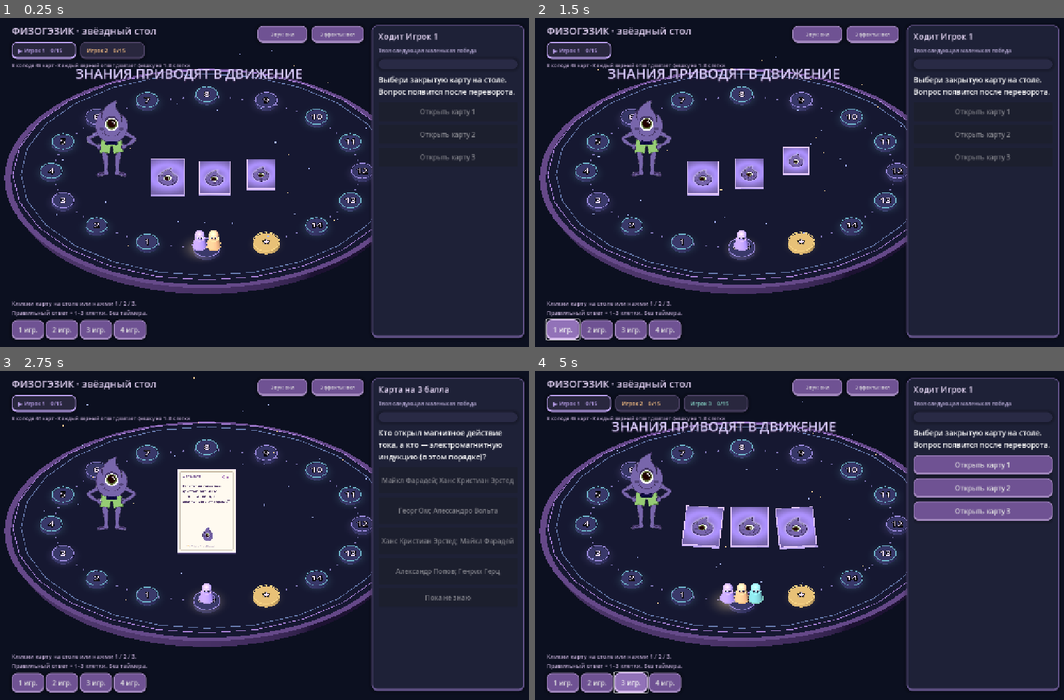
Above: before the commit, frames 1-4 (two rows, left to right).
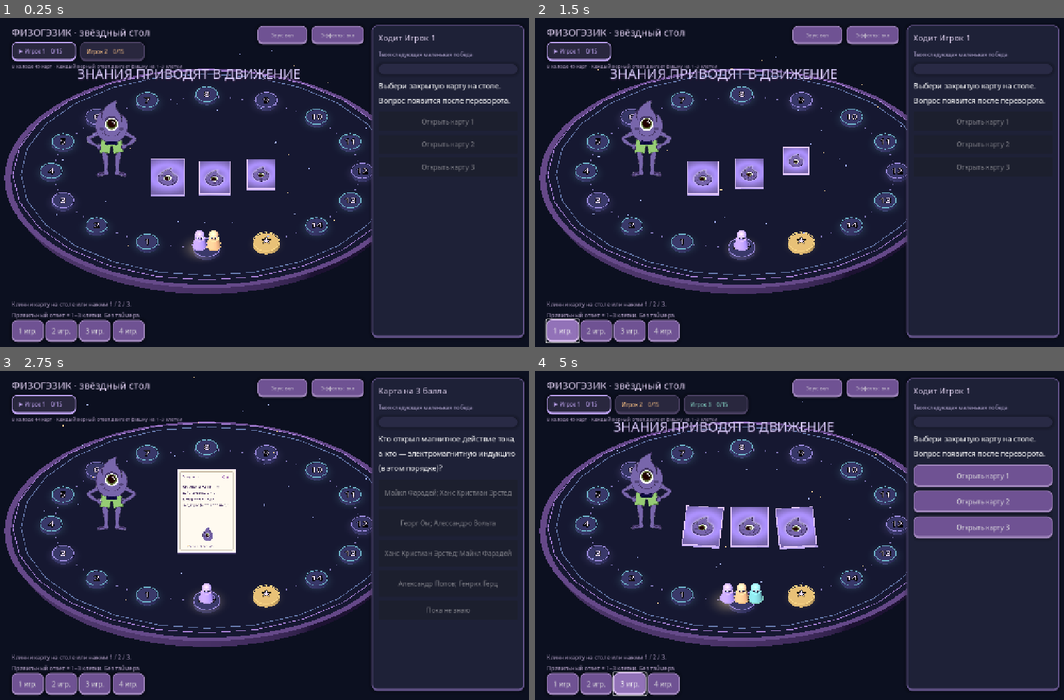
Above: after the commit, the same moments.

Repository: Altersam/physogezic
Game: Godot game, scene res://main.tscn
The game is run twice, just before and just after one commit, with the same random seed, the same clock (stepped at 60 frames per second) and the same inputs.
Inputs:
- Up to frame 1 (0.25 s): no input
- Up to frame 2 (1.5 s): click "Открыть карту 1" at 0.5 s; click "1 игр." at 1.25 s
- Up to frame 3 (2.75 s): click "Открыть карту 2" at 2 s
- Up to frame 4 (5 s): click "2 игр." at 2.75 s; click "Открыть карту 3" at 3.5 s; click "3 игр." at 4.25 s

The runs differ from the first frame. In frame 1, 5.6% of the frame differs, in the area x 2-98%, y 2-99%; in frame 2, 5.6%; in frame 3, 6.3%; in frame 4, 9.8%.

Commit message:
3

Diff:
--- /dev/null
+++ b/Godot3D/game_font.tres
@@ -0,0 +1,9 @@
+[gd_resource type="FontVariation" load_steps=4 format=3]
+
+[ext_resource type="FontFile" path="res://assets/fonts/NotoSans.ttf" id="1"]
+[ext_resource type="FontFile" path="res://assets/fonts/NotoSansSymbols2.ttf" id="2"]
+[ext_resource type="FontFile" path="res://assets/fonts/NotoSansMath.ttf" id="3"]
+
+[resource]
+base_font = ExtResource("1")
+fallbacks = Array[Font]([ExtResource("2"), ExtResource("3")])
--- a/Godot3D/game_fx.gd
+++ b/Godot3D/game_fx.gd
@@ -1,4 +1,5 @@
 extends Node3D
+const GameFont=preload("res://game_font.tres")
 ## Cosmetic feedback. No function in this layer writes scores, cards or turns.
 
 var enabled: bool = true
@@ -36,6 +37,8 @@
 		var sphere:=SphereMesh.new()
 		sphere.radius=rng.randf_range(0.012,0.035)
 		sphere.height=sphere.radius*2
+		sphere.radial_segments=8
+		sphere.rings=4
 		mote.mesh=sphere
 		mote.material_override=glow_material(Color("ffda9c") if i%3==0 else Color("adbbff"))
 		mote.position=Vector3(rng.randf_range(-6.0,5.8),rng.randf_range(0.5,3.1),rng.randf_range(-4.5,4.3))
@@ -137,6 +140,8 @@
 		var shape:=SphereMesh.new()
 		shape.radius=rng.randf_range(0.025,0.065)
 		shape.height=shape.radius*2
+		shape.radial_segments=8
+		shape.rings=4
 		spark.mesh=shape
 		spark.material_override=glow_material(color.lightened(rng.randf_range(0,.25)))
 		spark.position=location
@@ -160,6 +165,7 @@
 func floating_text(text: String, location: Vector3, color: Color) -> void:
 	if not enabled:return
 	var label:=Label3D.new()
+	label.font=GameFont
 	label.text=text
 	label.billboard=BaseMaterial3D.BILLBOARD_ENABLED
 	label.font_size=54
@@ -199,6 +205,7 @@
 	label.horizontal_alignment=HORIZONTAL_ALIGNMENT_CENTER
 	label.vertical_alignment=VERTICAL_ALIGNMENT_CENTER
 	label.add_theme_font_size_override("font_size",32)
+	label.add_theme_font_override("font",GameFont)
 	label.add_theme_color_override("font_color",color)
 	label.add_theme_color_override("font_shadow_color",Color("211633"))
 	label.add_theme_constant_override("shadow_offset_y",4)
--- a/Godot3D/main.gd
+++ b/Godot3D/main.gd
@@ -4,6 +4,7 @@
 const COLORS: Array[Color] = [Color("bda2ef"),Color("ffc586"),Color("87d7c8"),Color("ef9db9")]
 const Feedback=preload("res://game_fx.gd")
 const Journal=preload("res://journal.gd")
+const GameFont=preload("res://game_font.tres")
 const TOPICS: Dictionary={"mechanics":"Механика","heat":"Тепловые явления","electricity":"Электричество","optics":"Оптика","quantum":"Квантовые явления"}
 var questions: Array = []
 var deck: Array = []
@@ -44,6 +45,8 @@
 var turn_halo: Sprite3D
 var sound_button: Button
 var effect_button: Button
+var web_state_pending: bool=false
+var game_theme: Theme
 
 func _ready() -> void:
 	smoke = OS.get_cmdline_user_args().has("--smoke")
@@ -55,12 +58,15 @@
 		get_tree().quit(1)
 		return
 	journal=Journal.new()
+	game_theme=Theme.new()
+	game_theme.default_font=GameFont
 	fx=Feedback.new()
 	add_child(fx)
 	_build_world()
 	_build_ui()
 	fx.setup(camera,mascot,hud)
 	if smoke:fx.set_enabled(false);fx.sound_enabled=false
+	elif OS.get_cmdline_user_args().has("--reduced-motion"):fx.set_enabled(false)
 	turn_halo=fx.halo(Color("ffe1a2"),.8)
 	add_child(turn_halo)
 	_new_game(2)
@@ -159,6 +165,7 @@
 		light_pad.position=_cell(i)+Vector3(0,-.055,0)
 		add_child(light_pad)
 		var label := Label3D.new()
+		label.font=GameFont
 		label.text = "СТАРТ" if i==0 else "★" if i==GOAL else str(i)
 		label.font_size = 24 if i==0 else 40
 		label.pixel_size = 0.008
@@ -172,6 +179,8 @@
 				var sphere := SphereMesh.new()
 				sphere.radius = 0.025
 				sphere.height = 0.05
+				sphere.radial_segments=6
+				sphere.rings=4
 				dot.mesh = sphere
 				dot.material_override = fx.glow_material(Color("8278b8"))
 				dot.position = _cell(i).lerp(_cell(i+1),j/5.0)
@@ -224,6 +233,7 @@
 		card.add_child(area)
 		cards.append(card)
 	front_caption=Label3D.new()
+	front_caption.font=GameFont
 	front_caption.billboard=BaseMaterial3D.BILLBOARD_ENABLED
 	front_caption.font_size=30
 	front_caption.outline_size=3
@@ -346,6 +356,8 @@
 	help.modulate = Color("b7a3ca")
 	help.add_theme_font_size_override("font_size",14)
 	layer.add_child(help)
+	for child in layer.get_children():
+		if child is Control:child.theme=game_theme
 
 func _toggle_sound() -> void:
 	fx.sound_enabled=not fx.sound_enabled
@@ -433,6 +445,8 @@
 		var sphere := SphereMesh.new()
 		sphere.radius=0.16
 		sphere.height=0.32
+		sphere.radial_segments=16
+		sphere.rings=8
 		head.mesh=sphere
 		head.material_override=_material(COLORS[i].lightened(0.14))
 		head.position.y=0.5
@@ -442,6 +456,8 @@
 			var eye_shape:=SphereMesh.new()
 			eye_shape.radius=.048
 			eye_shape.height=.096
+			eye_shape.radial_segments=8
+			eye_shape.rings=4
 			eye.mesh=eye_shape
 			eye.material_override=fx.glow_material(Color("f9f5ff"))
 			eye.position=Vector3(side*.057,.51,.125)
@@ -450,6 +466,8 @@
 			var pupil_shape:=SphereMesh.new()
 			pupil_shape.radius=.022
 			pupil_shape.height=.044
+			pupil_shape.radial_segments=8
+			pupil_shape.rings=4
 			pupil.mesh=pupil_shape
 			pupil.material_override=fx.glow_material(Color("25213b"))
 			pupil.position=Vector3(side*.057,.51,.167)
@@ -509,6 +527,7 @@
 			answer_box.add_child(button)
 		panel.add_theme_stylebox_override("panel",_style(Color("1e2137"),Color("65548b")))
 		status.modulate=Color("e5d6f4")
+	_queue_web_state()
 
 func _clear_answers() -> void:
 	for child in answer_box.get_children():
@@ -585,6 +604,29 @@
 	phase="answer"
 	for child in answer_box.get_children():
 		if child is BaseButton:child.disabled=false
+	_queue_web_state()
+
+func _queue_web_state() -> void:
+	if not OS.has_feature("web") or web_state_pending:return
+	web_state_pending=true
+	call_deferred("_publish_web_state")
+
+func _publish_web_state() -> void:
+	await get_tree().process_frame
+	web_state_pending=false
+	var controls: Array=[]
+	_collect_web_controls(hud,controls)
+	var payload: Dictionary={"phase":phase,"turn":turn,"remaining":deck.size(),"players":players,"viewport":[get_viewport().get_visible_rect().size.x,get_viewport().get_visible_rect().size.y],"question":{"id":active.get("id",""),"type":active.get("type",""),"level":active.get("level",0)},"controls":controls}
+	print("PHYSOGEZIC_STATE:"+JSON.stringify(payload))
+
+func _collect_web_controls(node: Node, output: Array) -> void:
+	if node is Button and node.is_visible_in_tree() and not node.disabled:
+		var rect: Rect2=node.get_global_rect()
+		output.append({"text":node.text,"rect":[rect.position.x,rect.position.y,rect.size.x,rect.size.y]})
+	for child in node.get_children():_collect_web_controls(child,output)
+
+func _input(event: InputEvent) -> void:
+	if OS.has_feature("web") and ((event is InputEventMouseButton and event.pressed) or (event is InputEventKey and event.pressed)):_queue_web_state()
 
 func _front_texture(q: Dictionary) -> ViewportTexture:
 	front_viewport=SubViewport.new()
@@ -634,6 +676,8 @@
 	footer.add_theme_font_size_override("font_size",22)
 	footer.modulate=Color("a391b1")
 	front_viewport.add_child(footer)
+	for child in front_viewport.get_children():
+		if child is Control:child.theme=game_theme
 	return front_viewport.get_texture()
 
 func _check_pairs() -> void:
@@ -722,6 +766,7 @@
 	shade.set_anchors_and_offsets_preset(Control.PRESET_FULL_RECT)
 	victory_panel.add_child(shade)
 	var reward:=PanelContainer.new()
+	reward.theme=game_theme
 	reward.position=Vector2(300,150)
 	reward.custom_minimum_size=Vector2(680,490)
 	reward.add_theme_stylebox_override("panel",_style(Color("25243c"),Color("d7b56e")))
@@ -772,6 +817,10 @@
 		if hit and hit.collider.has_meta("slot"):_open_card(int(hit.collider.get_meta("slot")))
 
 func _smoke_test() -> void:
+	for symbol in [0x2605,0x25b6,0x2192]:
+		var bundled: bool=GameFont.base_font.has_char(symbol)
+		for fallback in GameFont.fallbacks:bundled=bundled or fallback.has_char(symbol)
+		assert(bundled,"Browser symbol fallback must be bundled: "+str(symbol))
 	var seen: Dictionary={}
 	var turns_played: int=0
 	while phase!="finished" and turns_played<45:
Not shown, added: Godot3D/GODOT_LICENSE.txt
Not shown, added: Godot3D/assets/fonts/NotoSans-OFL.txt
Binary file added: Godot3D/assets/fonts/NotoSans.ttf
Not shown, added: Godot3D/assets/fonts/NotoSansMath-OFL.txt
Binary file added: Godot3D/assets/fonts/NotoSansMath.ttf
Not shown, added: Godot3D/assets/fonts/NotoSansSymbols2-OFL.txt
Binary file added: Godot3D/assets/fonts/NotoSansSymbols2.ttf
Not shown, added: Godot3D/export_presets.cfg
Not shown, added: Запустить сайт.cmd
